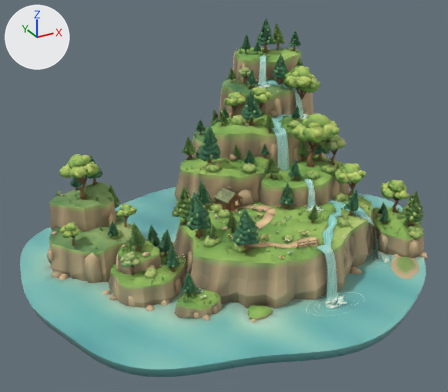
Two versions of the glTF model apps/web/public/models/landing/valley.glb, one commit apart.
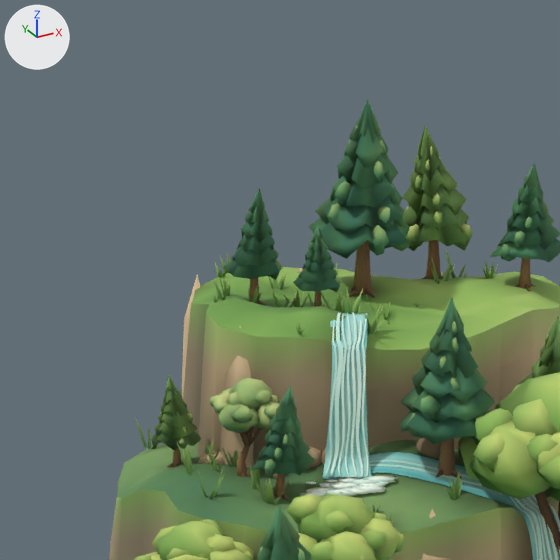
Old and new are each drawn whole from a 50 mm camera at (-16.9, -28.5, 18.2) aimed at (-1.2, 0.2, 3.9) and again close up on the part from 45% to 67% of the width and 0% to 25% of the height. The lights are fixed; the arrows at upper left show +X, +Y and +Z. The last two pictures show the newer version. Where no turn or scale is listed for an object, it has been applied to the vertices. Vertices at exactly the same position are counted once.

Script lines for the objects in view, before the commit:
```python
me_cliffs_and_terraces___clay_and_grass = bpy.data.meshes.new('Cliffs and Terraces · Clay and Grass')
me_cliffs_and_terraces___clay_and_grass.from_pydata(...)  # 12545 vertices, 22952 faces; spans x -10.9..10.9, y -8.6..8.6, z -5.5..5.5
me_cliffs_and_terraces___clay_and_grass.materials.append(mat_clay_and_grass)
me_forest___cabin_timber = bpy.data.meshes.new('Forest · Cabin Timber')
me_forest___cabin_timber.from_pydata(...)  # 6748 vertices, 11838 faces; spans x -10.1..10.1, y -7.1..7.1, z -5.7..5.7
me_forest___cabin_timber.materials.append(mat_cabin_timber)
me_forest___pine_needles = bpy.data.meshes.new('Forest · Pine Needles')
me_forest___pine_needles.from_pydata(...)  # 25354 vertices, 45961 faces; spans x -10.3..10.3, y -7.5..7.5, z -5.7..5.7
me_forest___pine_needles.materials.append(mat_pine_needles)
ob_cliffs_and_terraces___clay_and_grass = bpy.data.objects.new('Cliffs and Terraces · Clay and Grass', me_cliffs_and_terraces___clay_and_grass)
ob_cliffs_and_terraces___clay_and_grass.location = (0.01, 2.0, 4.75)
ob_forest___cabin_timber = bpy.data.objects.new('Forest · Cabin Timber', me_forest___cabin_timber)
ob_forest___cabin_timber.location = (0.06, 2.1, 6.35)
ob_forest___pine_needles = bpy.data.objects.new('Forest · Pine Needles', me_forest___pine_needles)
ob_forest___pine_needles.location = (0.04, 1.93, 6.7)
# also in view: 'Streams and Waterfalls · Water Highlights' at (4.3, -0.4, 5.1); 'Meadow and Wildflowers · Meadow' at (-0.2, 2.0, 5.5); 'Streams and Waterfalls · Cascade Water' at (4.2, -0.1, 5.1)
```
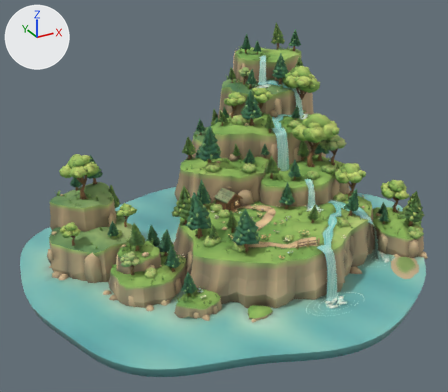
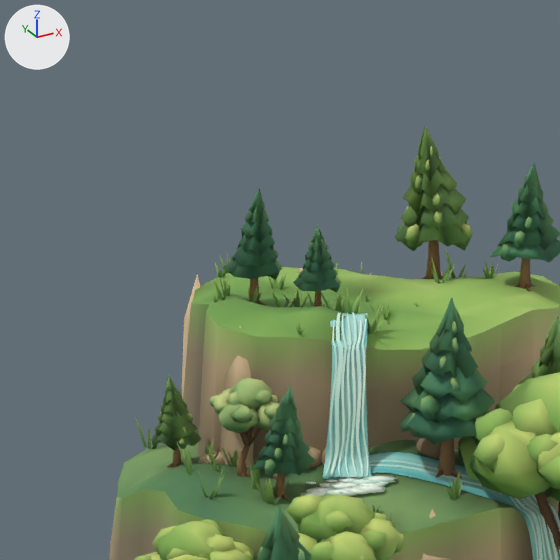
Where the newer file only moved an object's origin or applied its transform, the numbers keep the older frame.

The change, as a diff of the scene's bpy script:
```diff
--- a/apps/web/public/models/landing/valley.glb.py
+++ b/apps/web/public/models/landing/valley.glb.py
@@ me_forest___cabin_timber @@
 # used by ob_forest___cabin_timber; location = (0.06, 2.1, 6.35)
-me_forest___cabin_timber.from_pydata(...)  # 6748 vertices, 11838 faces; spans x -10.1..10.1, y -7.1..7.1, z -5.7..5.7
+me_forest___cabin_timber.from_pydata(...)  # 6668 vertices, 11698 faces; spans x -10.1..10.1, y -7.1..7.1, z -5.7..5.3
+# me_forest___cabin_timber part 1: the loose piece of 32 vertices spanning x 6.2..6.4, y 5.8..6.0, z 3.7..5.7 is deleted
+# me_forest___cabin_timber part 2: the loose piece of 12 vertices spanning x 6.0..6.3, y 5.8..5.9, z 3.7..3.9 is deleted
+# me_forest___cabin_timber part 3: the loose piece of 12 vertices spanning x 6.2..6.3, y 5.6..5.9, z 3.7..3.9 is deleted
+# other edits to the shape of me_forest___cabin_timber do not show in these pictures
 me_forest___cabin_timber.materials.append(mat_cabin_timber)
@@ me_forest___pine_needles @@
 # used by ob_forest___pine_needles; location = (0.04, 1.93, 6.7)
-me_forest___pine_needles.from_pydata(...)  # 25354 vertices, 45961 faces; spans x -10.3..10.3, y -7.5..7.5, z -5.7..5.7
+me_forest___pine_needles.from_pydata(...)  # 24811 vertices, 44971 faces; spans x -10.3..10.3, y -7.5..7.5, z -5.7..5.2
+# me_forest___pine_needles part 4: 21 loose pieces with 543 vertices, spanning x 5.7..7.0, y 5.3..6.7, z 3.9..5.7, are deleted
+# other edits to the shape of me_forest___pine_needles do not show in these pictures
 me_forest___pine_needles.materials.append(mat_pine_needles)
```

Pixel boxes (x1, y1, x2, y2) of what changed, in the close-ups (560 x 560 px):
'Forest · Pine Needles', reshaped
    before: (134, 100, 560, 560)
    after: (134, 126, 560, 560)
part 1 of me_forest___cabin_timber, deleted (brown)
    before: (353, 241, 372, 296)
part 2 of me_forest___cabin_timber, deleted
    before: (348, 287, 357, 296)
part 3 of me_forest___cabin_timber, deleted
    before: (365, 287, 376, 298)
part 4 of me_forest___pine_needles, deleted (green)
    before: (309, 100, 410, 259)
